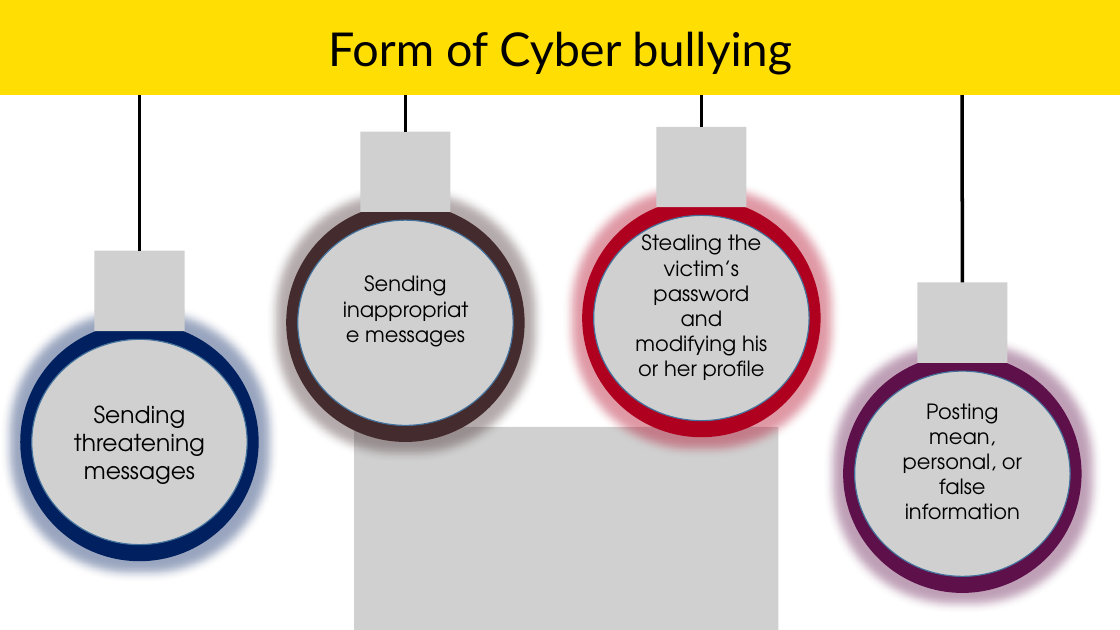
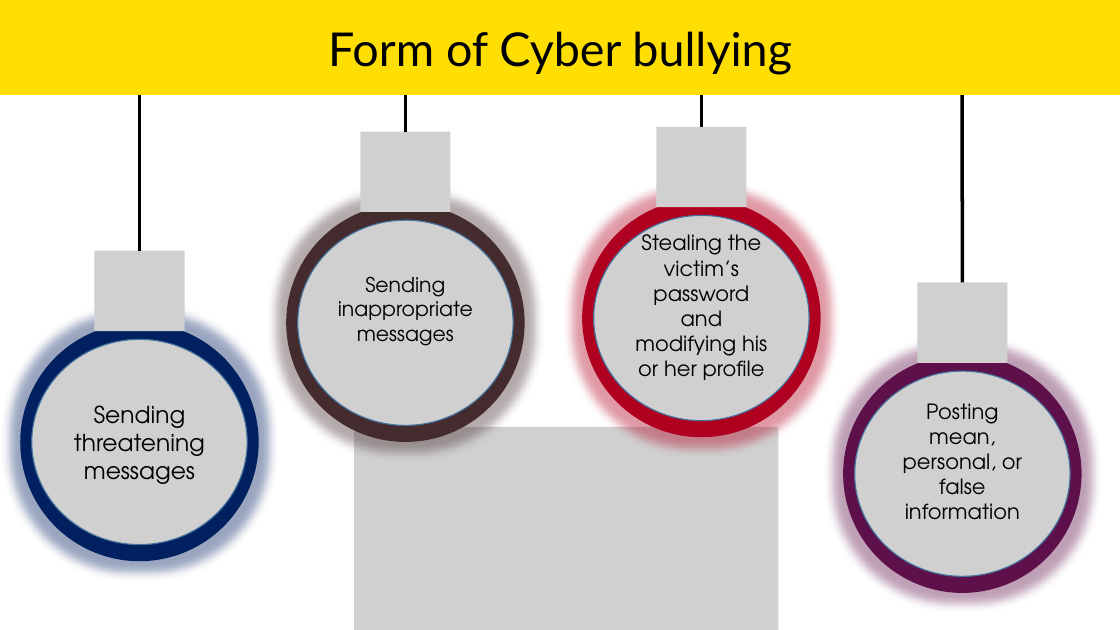
Before and after one commit to atiqahammed/6th-semester, a slide deck: slide 4 of 603-ET/social networking ethical issues.pptx. Drawn at 1120x630 pixels with LibreOffice and Linux fonts; fonts in the diff are those of the drawing; grey boxes stand for pictures. Boxes give left, top, right and bottom in pixels: in the first picture for what was removed or moved away, otherwise in the second. Text is boxed around its words. In the diff, an @@ line names an element or a change of style, - is before the commit and + after.

```diff
--- a/603-ET/social networking ethical issues.pptx
+++ b/603-ET/social networking ethical issues.pptx
@@ picture "Sending inappropriate messages" at [297,220,513,425]: size 18 to 17.5 pt @@
```
Also in this commit, not shown: 1 other slide changed, 3 other files.
